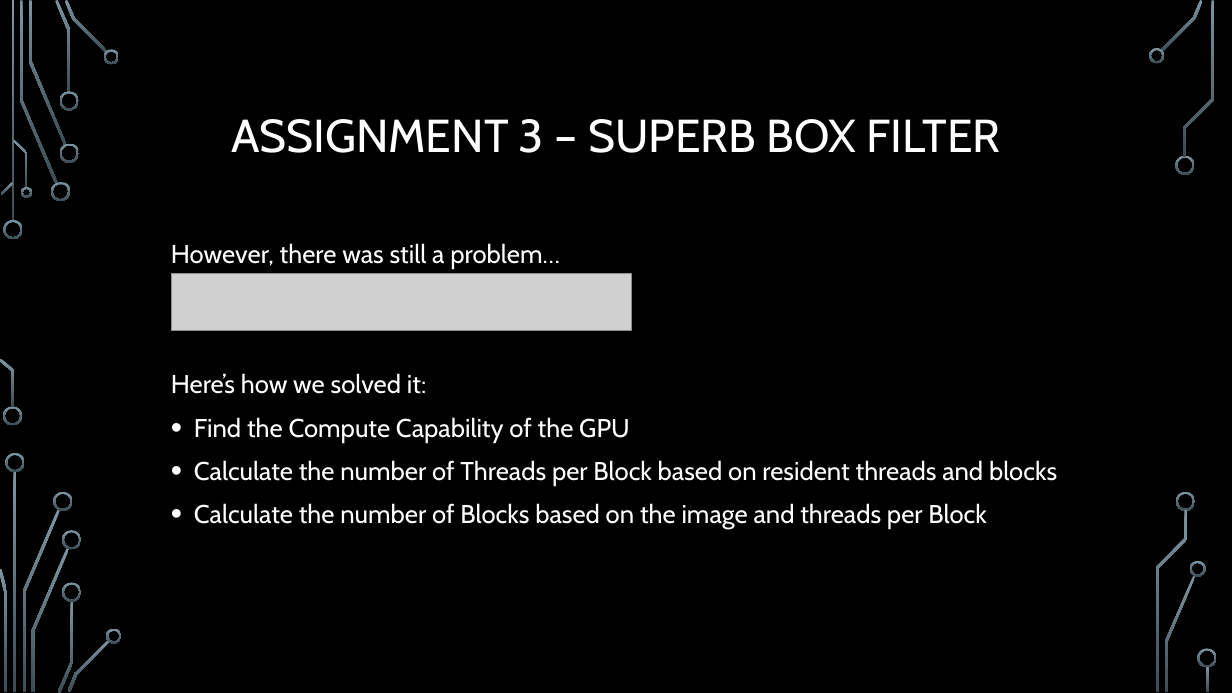
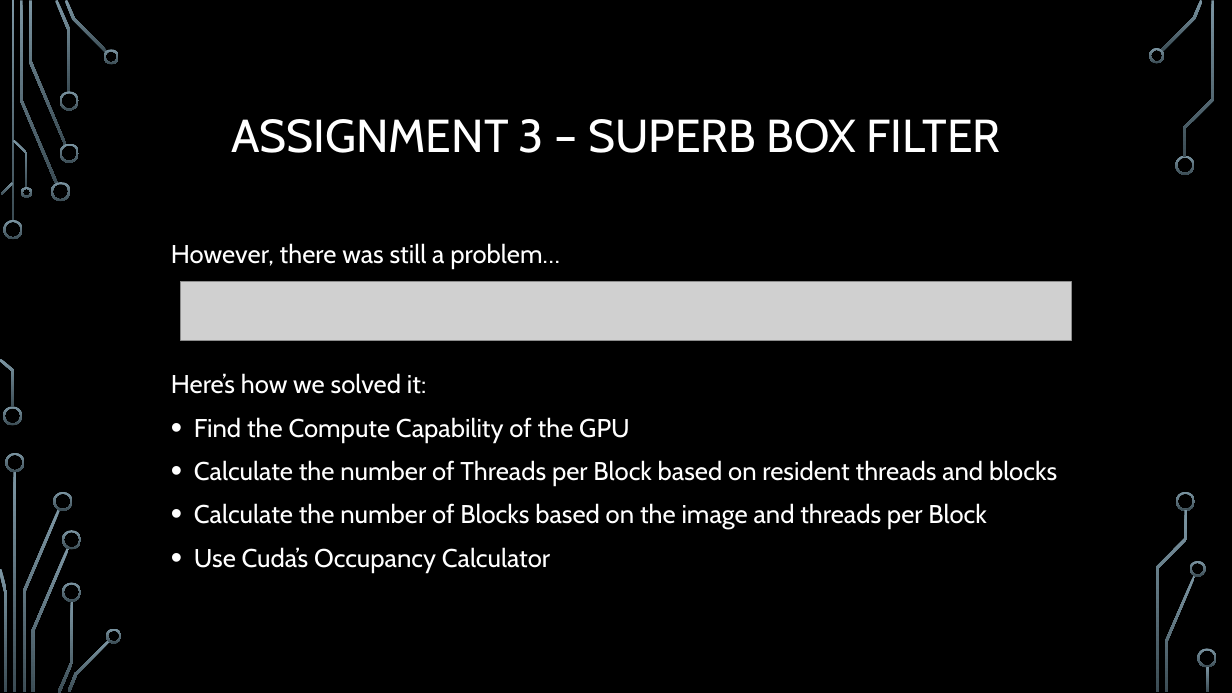
Before and after one commit to RosarioAleCali/DPS915_Final_Project, a slide deck: slide 9 of Project Presentation.pptx. Drawn at 1232x693 pixels with LibreOffice and Linux fonts; fonts in the diff are those of the drawing; grey boxes stand for pictures; background and template pictures are left out. Boxes give left, top, right and bottom in pixels: in the first picture for what was removed or moved away, otherwise in the second. Text is boxed around its words. In the diff, an @@ line names an element or a change of style, - is before the commit and + after.

```diff
--- a/Project Presentation.pptx
+++ b/Project Presentation.pptx
@@ picture removed at (171, 274, 631, 331) @@
@@ picture added at (180, 282, 1071, 340) @@
@@ text at (194, 547, 550, 573): paragraph added @@
+  • Use Cuda’s Occupancy Calculator
```
Also in this commit, not shown: 1 other slide changed, 1 slide added.
